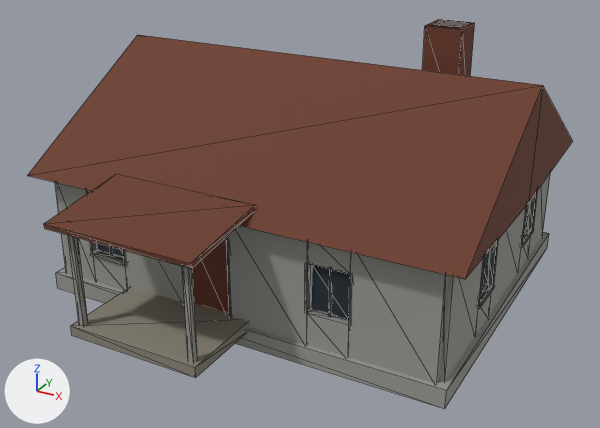
The glTF model site/models/GB_TownHouse_Damaged_01.glb as it was, and as the next commit left it.
The view is the same before and after, from a 50 mm camera at (9.37, -17.83, 10.04) aimed at (0.31, -1.36, 1.81). Arrows for +X, +Y and +Z are at lower left; the lights stay in place. The first picture is the older version. Mesh edges are drawn as thin lines. Vertices at exactly the same position are counted once.

In view in the first picture: 'GB_TownHouse_Damaged_01'.
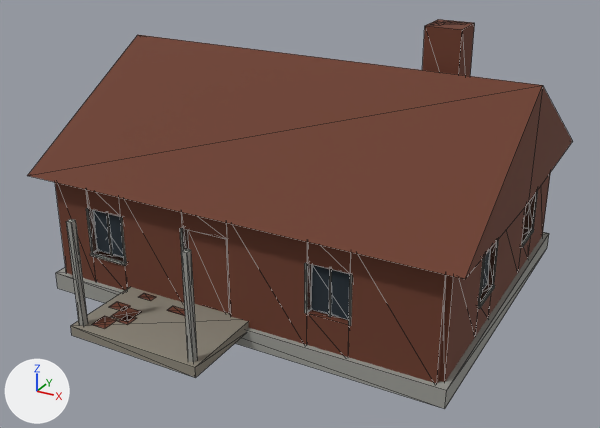
Changed parts and their boxes (x1, y1, x2, y2) in the pictures (600 x 428 px):
part 1 of me_gb_townhouse_damaged_01, added
    after: (167, 306, 185, 316)
part 2 of me_gb_townhouse_damaged_01, added
    after: (442, 21, 468, 25)
part 3 of me_gb_townhouse_damaged_01, added
    after: (110, 301, 131, 311)
part 4 of me_gb_townhouse_damaged_01, added
    after: (92, 316, 117, 329)
part 5 of me_gb_townhouse_damaged_01, added
    after: (118, 315, 137, 325)
part 6 of me_gb_townhouse_damaged_01, added
    after: (112, 307, 142, 321)
part 7 of me_gb_townhouse_damaged_01, added
    after: (139, 293, 156, 301)
part 8 of me_gb_townhouse_damaged_01, deleted
    before: (44, 20, 531, 317)
part 9 of me_gb_townhouse_damaged_01, surface changed (grey to brown)
    both: (55, 172, 551, 383)

The edits, one by one:
me_gb_townhouse_damaged_01 is used by ob_gb_townhouse_damaged_01; location (0.0, 0.0, 0.0).
me_gb_townhouse_damaged_01 had 602 vertices, 984 faces and spanned x -5.5..5.5, y -6.4..4.5, z -0.35..6.3.
me_gb_townhouse_damaged_01 now has 564 vertices, 936 faces and spans x -5.5..5.5, y -6.2..4.5, z -0.35..6.3.
me_gb_townhouse_damaged_01 part 1: a new loose piece, a box spanning x -1.422..-0.9014, y -4.6178..-4.3813, z 0.25..0.254, in mat_globalpalette (picture img_globalpalette).
me_gb_townhouse_damaged_01 part 2: a new loose piece, a box spanning x 2.7596..3.3369, y 1.0657..1.3051, z 6.3..6.304, in mat_globalpalette (picture img_globalpalette).
me_gb_townhouse_damaged_01 part 3: a new loose piece, a box spanning x -2.7042..-2.2924, y -5.1362..-4.8416, z 0.25..0.254, in mat_globalpalette (picture img_globalpalette).
me_gb_townhouse_damaged_01 part 4: a new loose piece, a box spanning x -2.5253..-2.1446, y -5.9306..-5.4945, z 0.25..0.254, in mat_globalpalette (picture img_globalpalette).
me_gb_townhouse_damaged_01 part 5: a new loose piece, a box spanning x -2.1019..-1.8096, y -5.5453..-5.2064, z 0.25..0.254, in mat_globalpalette (picture img_globalpalette).
me_gb_townhouse_damaged_01 part 6: a new loose piece, a box spanning x -2.3916..-1.9031, y -5.44..-4.9322, z 0.25..0.254, in mat_globalpalette (picture img_globalpalette).
me_gb_townhouse_damaged_01 part 7: a new loose piece, a box spanning x -2.4066..-2.029, y -4.4321..-4.2117, z 0.25..0.254, in mat_globalpalette (picture img_globalpalette).
me_gb_townhouse_damaged_01 part 8: 15 loose pieces with 120 vertices, spanning x -5.14..5.14, y -6.4..4.03, z 0.0..6.3, are deleted.
me_gb_townhouse_damaged_01 part 9: 301 kept faces spanning x -5.12..5.12, y -4.12..4.12, z 0.0..2.8 get new texture (UV) coordinates.
Other edits to the shape of me_gb_townhouse_damaged_01 do not show in these pictures.
